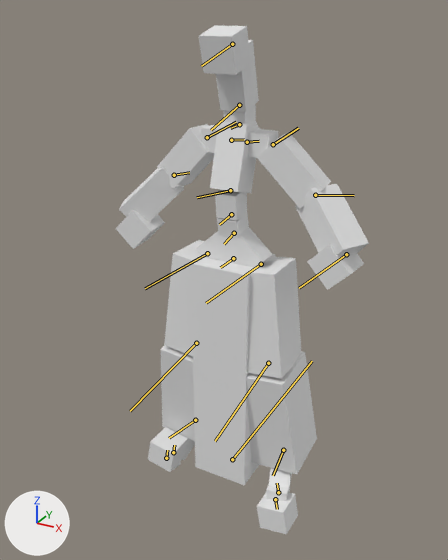
Renders of the glTF model assets/models/citizen.glb from each side of a commit.
One viewpoint serves both versions: a 50 mm camera at (0.863, -1.599, 1.561) aimed at (-0.019, 0.004, 0.76). Arrows for +X, +Y and +Z are at lower left; the lights stay in place. The first picture is the older version. The bones that change, and the others that lie on the model, are drawn over the model as lines.

Names of what the first picture shows: 'citizen'.
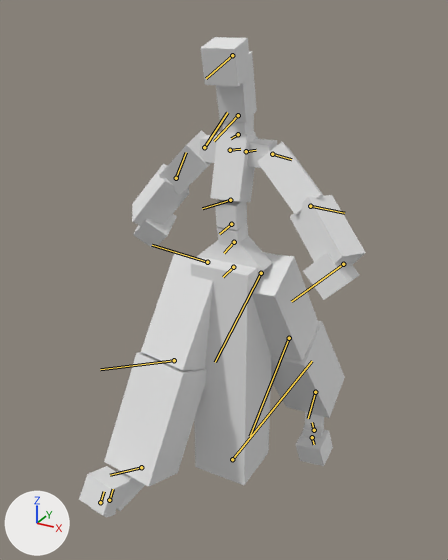
The newer file adds an action. The first version stands in its rest pose; the second is drawn at frame 0 of the action 'walk'.

Where the change shows, as pixel boxes [x1, y1, x2, y2] in the pictures (448 x 560 px):
```json
{"object": "citizen", "change": "posed", "before": [116, 25, 369, 534], "after": [79, 37, 366, 517], "on screen": "13% wider"}
{"bone": "Bip001-Pelvis", "before": "(233, 258) to (220, 267)", "after": "(233, 267) to (223, 277)"}
{"bone": "Bip001-Spine", "before": "(234, 233) to (224, 244)", "after": "(234, 242) to (224, 253)"}
{"bone": "Bip001-L-Thigh", "before": "(261, 264) to (206, 303)", "after": "(261, 273) to (215, 362)"}
{"bone": "Bip001-L-Calf", "before": "(268, 363) to (215, 441)", "after": "(289, 338) to (250, 436)"}
{"bone": "Bip001-L-Foot", "before": "(283, 450) to (273, 475)", "after": "(315, 392) to (308, 418)"}
{"bone": "Bip001-R-Thigh", "before": "(207, 253) to (145, 288)", "after": "(207, 262) to (152, 245)"}
{"bone": "Bip001-R-Calf", "before": "(196, 343) to (130, 411)", "after": "(174, 360) to (100, 369)"}
{"bone": "Bip001-R-Foot", "before": "(195, 420) to (169, 438)", "after": "(141, 467) to (110, 475)"}
{"bone": "Bip001-Spine2", "before": "(230, 190) to (197, 197)", "after": "(230, 200) to (202, 208)"}
{"bone": "Bip001-L-UpperArm", "before": "(273, 144) to (298, 128)", "after": "(272, 154) to (291, 159)"}
{"bone": "Bip001-L-Forearm", "before": "(315, 195) to (354, 195)", "after": "(310, 206) to (344, 213)"}
{"bone": "Bip001-R-UpperArm", "before": "(207, 137) to (236, 122)", "after": "(204, 147) to (227, 112)"}
{"bone": "Bip001-R-Forearm", "before": "(174, 175) to (189, 172)", "after": "(176, 178) to (186, 152)"}
```

The change, as JSON lines over the scene's bpy script:
```json
{"block": "bone_bip001_pelvis", "where": "bone_bip001_pelvis = bpy.data.objects['citizen_rig'].pose.bones['Bip001-Pelvis']  # child of 'Bip001'"}
{"op": "set", "path": "bone_bip001_pelvis.location", "old": "(0.0, 0.0, 0.0)", "new": "(-0.03, 0.0, 0.0)"}
{"op": "set", "path": "bone_bip001_pelvis.rotation_quaternion", "old": "(1.0, 0.0, 0.0, 0.0)", "new": "(0.999, 0.05, 0.0, 0.0)", "note": "degrees (0, 0, 0) -> degrees (6, 0, 0)"}
{"block": "bone_bip001_spine", "where": "bone_bip001_spine = bpy.data.objects['citizen_rig'].pose.bones['Bip001-Spine']  # child of 'Bip001-Pelvis'"}
{"op": "set", "path": "bone_bip001_spine.rotation_quaternion", "old": "(1.0, 0.0, 0.0, 0.0)", "new": "(0.999, -0.044, 0.01, 0.0)", "note": "degrees (0, 0, 0) -> degrees (-5, 1, 0)"}
{"block": "bone_bip001_l_thigh", "where": "bone_bip001_l_thigh = bpy.data.objects['citizen_rig'].pose.bones['Bip001-L-Thigh']  # child of 'Bip001-Spine'"}
{"op": "set", "path": "bone_bip001_l_thigh.rotation_quaternion", "old": "(1.0, 0.0, 0.0, 0.0)", "new": "(0.966, 0.031, 0.002, -0.255)", "note": "degrees (0, 0, 0) -> degrees (3, 1, -30)"}
{"block": "bone_bip001_l_calf", "where": "bone_bip001_l_calf = bpy.data.objects['citizen_rig'].pose.bones['Bip001-L-Calf']  # child of 'Bip001-L-Thigh'"}
{"op": "set", "path": "bone_bip001_l_calf.rotation_quaternion", "old": "(1.0, 0.0, 0.0, 0.0)", "new": "(0.998, -0.007, -0.002, 0.06)", "note": "degrees (0, 0, 0) -> degrees (-1, 0, 7)"}
{"block": "bone_bip001_l_foot", "where": "bone_bip001_l_foot = bpy.data.objects['citizen_rig'].pose.bones['Bip001-L-Foot']  # child of 'Bip001-L-Calf'"}
{"op": "set", "path": "bone_bip001_l_foot.rotation_quaternion", "old": "(1.0, 0.0, 0.0, 0.0)", "new": "(0.996, -0.016, -0.015, 0.087)", "note": "degrees (0, 0, 0) -> degrees (-2, -2, 10)"}
{"block": "bone_bip001_r_thigh", "where": "bone_bip001_r_thigh = bpy.data.objects['citizen_rig'].pose.bones['Bip001-R-Thigh']  # child of 'Bip001-Spine'"}
{"op": "set", "path": "bone_bip001_r_thigh.rotation_quaternion", "old": "(1.0, 0.0, 0.0, 0.0)", "new": "(0.975, 0.027, 0.002, 0.221)", "note": "degrees (0, 0, 0) -> degrees (3, 0, 26)"}
{"block": "bone_bip001_r_calf", "where": "bone_bip001_r_calf = bpy.data.objects['citizen_rig'].pose.bones['Bip001-R-Calf']  # child of 'Bip001-R-Thigh'"}
{"op": "set", "path": "bone_bip001_r_calf.rotation_quaternion", "old": "(1.0, 0.0, 0.0, 0.0)", "new": "(0.999, 0.006, 0.001, 0.05)", "note": "degrees (0, 0, 0) -> degrees (1, 0, 6)"}
{"block": "bone_bip001_r_foot", "where": "bone_bip001_r_foot = bpy.data.objects['citizen_rig'].pose.bones['Bip001-R-Foot']  # child of 'Bip001-R-Calf'"}
{"op": "set", "path": "bone_bip001_r_foot.rotation_quaternion", "old": "(1.0, 0.0, 0.0, 0.0)", "new": "(0.997, -0.014, -0.014, -0.078)", "note": "degrees (0, 0, 0) -> degrees (-1, -2, -9)"}
{"block": "bone_bip001_spine2", "where": "bone_bip001_spine2 = bpy.data.objects['citizen_rig'].pose.bones['Bip001-Spine2']  # child of 'Bip001-Spine1'"}
{"op": "set", "path": "bone_bip001_spine2.rotation_quaternion", "old": "(1.0, 0.0, 0.0, 0.0)", "new": "(0.999, 0.035, 0.005, 0.0)", "note": "degrees (0, 0, 0) -> degrees (4, 1, 0)"}
{"block": "bone_bip001_l_upperarm", "where": "bone_bip001_l_upperarm = bpy.data.objects['citizen_rig'].pose.bones['Bip001-L-UpperArm']  # child of 'Bip001-L-Clavicle'"}
{"op": "set", "path": "bone_bip001_l_upperarm.rotation_quaternion", "old": "(1.0, 0.0, 0.0, 0.0)", "new": "(0.982, -0.133, 0.0, -0.134)", "note": "degrees (0, 0, 0) -> degrees (-15, -2, -15)"}
{"block": "bone_bip001_l_forearm", "where": "bone_bip001_l_forearm = bpy.data.objects['citizen_rig'].pose.bones['Bip001-L-Forearm']  # child of 'Bip001-L-UpperArm'"}
{"op": "set", "path": "bone_bip001_l_forearm.rotation_quaternion", "old": "(1.0, 0.0, 0.0, 0.0)", "new": "(0.993, 0.077, 0.035, 0.085)", "note": "degrees (0, 0, 0) -> degrees (9, 3, 10)"}
{"block": "bone_bip001_r_upperarm", "where": "bone_bip001_r_upperarm = bpy.data.objects['citizen_rig'].pose.bones['Bip001-R-UpperArm']  # child of 'Bip001-R-Clavicle'"}
{"op": "set", "path": "bone_bip001_r_upperarm.rotation_quaternion", "old": "(1.0, 0.0, 0.0, 0.0)", "new": "(0.986, -0.119, 0.0, 0.12)", "note": "degrees (0, 0, 0) -> degrees (-14, 2, 14)"}
{"block": "bone_bip001_r_forearm", "where": "bone_bip001_r_forearm = bpy.data.objects['citizen_rig'].pose.bones['Bip001-R-Forearm']  # child of 'Bip001-R-UpperArm'"}
{"op": "set", "path": "bone_bip001_r_forearm.rotation_quaternion", "old": "(1.0, 0.0, 0.0, 0.0)", "new": "(0.999, -0.032, -0.015, 0.036)", "note": "degrees (0, 0, 0) -> degrees (-4, -2, 4)"}
```
